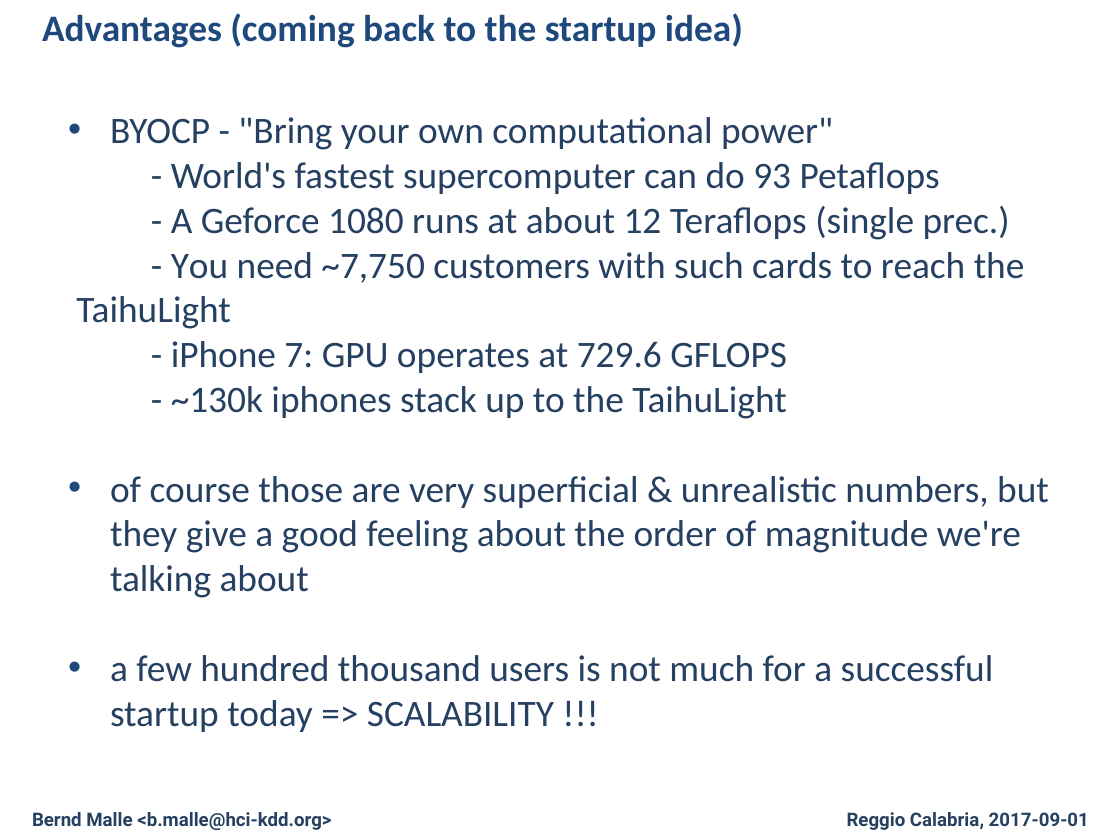
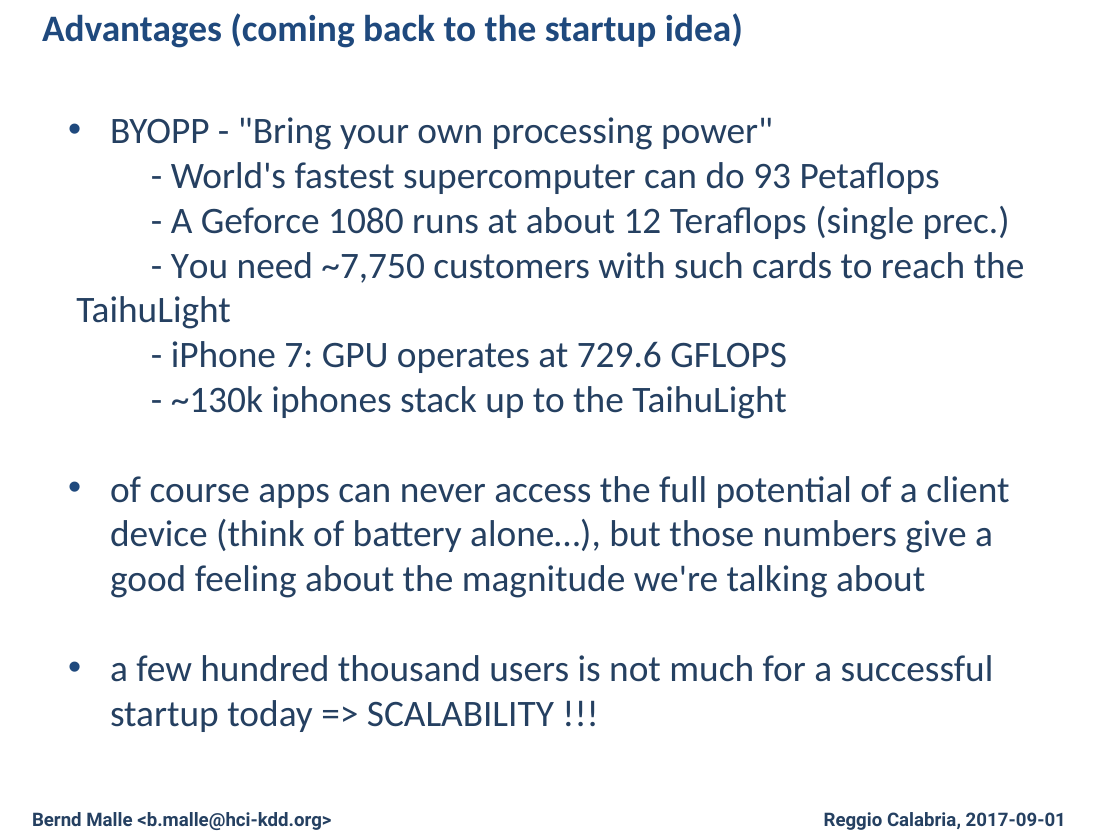
Before and after one commit to cassinius/phd-presentations, a slide deck: slide 13 of 2017/CD-MAKE_2017/Fed/Federated_Learning_Local_Sphere.pptx. Drawn at 1120x840 pixels with LibreOffice and Linux fonts; fonts in the diff are those of the drawing; background and template pictures are left out. Boxes give left, top, right and bottom in pixels: in the first picture for what was removed or moved away, otherwise in the second. Text is boxed around its words. In the diff, an @@ line names an element or a change of style, - is before the commit and + after.

```diff
--- a/2017/CD-MAKE_2017/Fed/Federated_Learning_Local_Sphere.pptx
+++ b/2017/CD-MAKE_2017/Fed/Federated_Learning_Local_Sphere.pptx
@@ text at box(110, 117, 773, 150): text changed @@
-• BYOCP - "Bring your own computational power"
+• BYOPP - "Bring your own processing power"
@@ text at box(110, 476, 1009, 598): text changed @@
-• of course those are very superficial & unrealistic numbers, but they give a good feeling about the order of magnitude we're talking about
+• of course apps can never access the full potential of a client device (think of battery alone…), but those numbers give a good feeling about the magnitude we're talking about
@@ text "Reggio Calabria, 2017-09-01": place and size @@
-text "Reggio Calabria, 2017-09-01" at box(847, 812, 1089, 830)
+text "Reggio Calabria, 2017-09-01" at box(824, 812, 1066, 830)
```
Also in this commit, not shown: 15 other slides changed, 1 other file.
